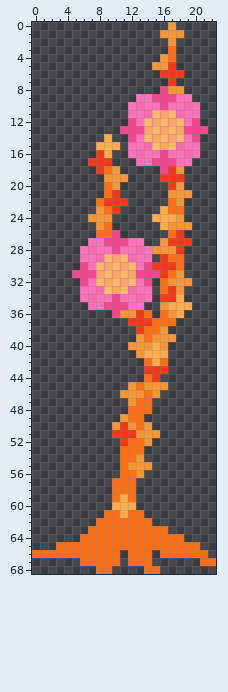
Two versions of one sprite sheet, sprites/misc/trees/orange/tree_16.png. That is the earlier state.
The file is 23x69 pixels.
Once edited:
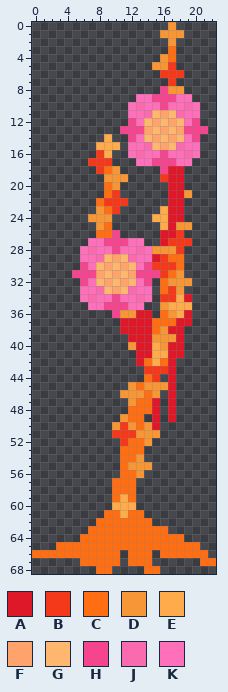
Palette (. is transparent): A #de1729  B #f4391b  C #ff6e12  D #f79636  E #ffab4b  F #ffa36c  G #ffb770  H #f5458f  J #fa6aae  K #ff70ba
Log entry: Done lots of progress towards a better remake of the tree section
From old to new:
The author put colour A in row 26 at x 16; in row 29 at x 15; in row 34 at x 19; in row 36 at x 19; in row 37 at x 11 and 18 to 19; in row 38 at x 11 to 12 and 17 to 18.
The author put colour A in row 39 at x 12 and 18; in rows 40 to 41 at x 17 to 18; in row 42 at x 13 and 17; in rows 43 to 46 at x 17; in rows 47 to 49 at x 15 and 17; in row 50 at x 15.
Colour B becomes colour A in row 18 at x 17; in row 19 at x 17 to 18; in row 20 at x 17; in row 36 at x 13; in row 37 at x 12 to 14; in row 38 at x 13.
Colour C becomes colour A in row 22 at x 17; in row 23 at x 17 to 18; in row 26 at x 17; in row 36 at x 14; in rows 38 to 39 at x 14.
Colour D becomes colour A in row 18 at x 18; in row 20 at x 18; in row 21 at x 17 to 18; in row 22 at x 18; in row 24 at x 18; in row 25 at x 17.
Colour D becomes colour A in row 27 at x 16; in row 39 at x 13; in row 40 at x 13 to 14; in row 41 at x 13.
Colour E becomes colour A in row 24 at x 17; in row 41 at x 14.
